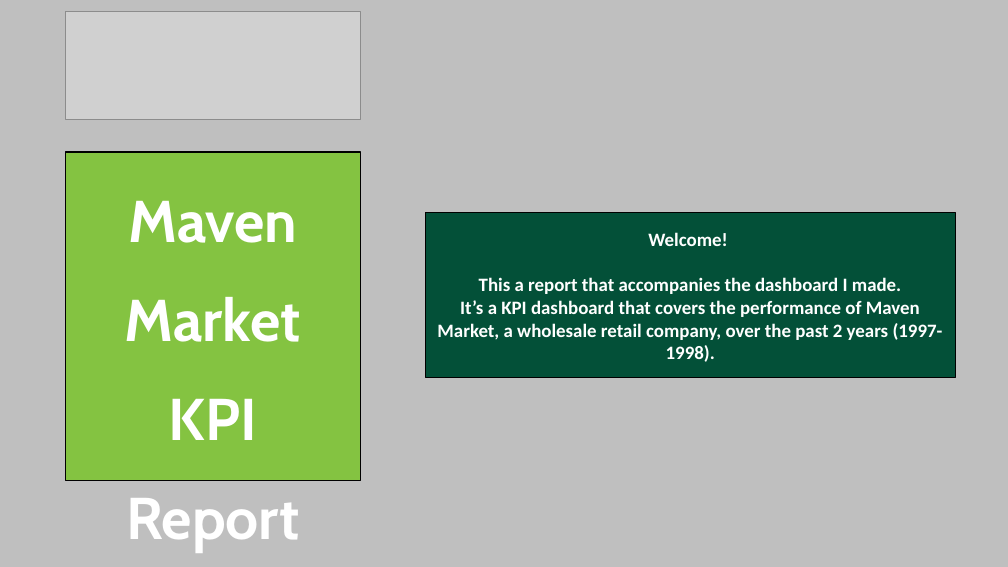
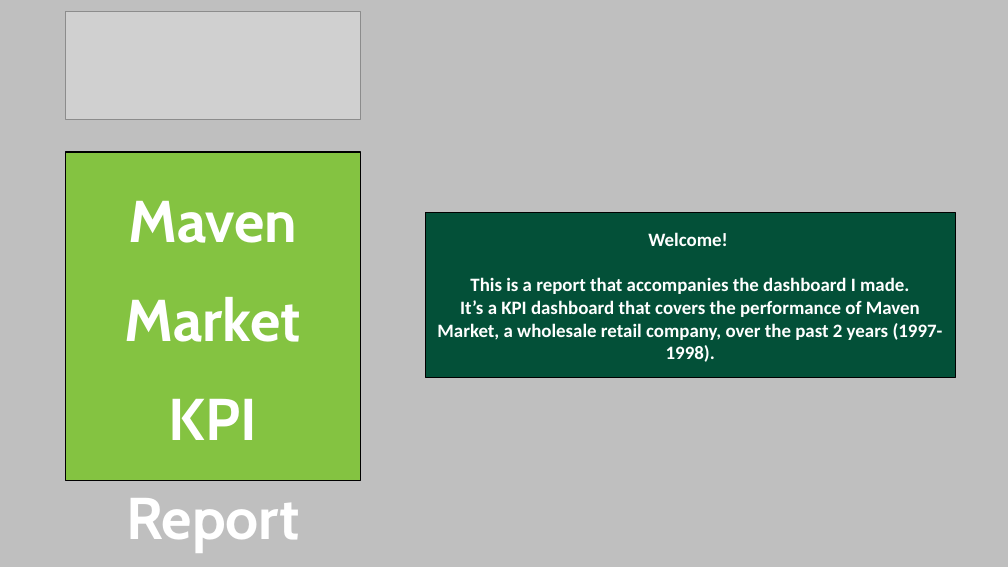
Before and after one commit to khaled-mehizel/maven-market-analysis, a slide deck: slide 1 of Report/Maven Market.pptx. Drawn at 1008x567 pixels with LibreOffice and Linux fonts; fonts in the diff are those of the drawing; grey boxes stand for pictures. Boxes give left, top, right and bottom in pixels: in the first picture for what was removed or moved away, otherwise in the second. Text is boxed around its words. In the diff, an @@ line names an element or a change of style, - is before the commit and + after.

```diff
--- a/Report/Maven Market.pptx
+++ b/Report/Maven Market.pptx
@@ text in rectangle at <box>470,277,909,294</box>: text changed @@
-This a report that accompanies the dashboard I made.
+This is a report that accompanies the dashboard I made.
```
Also in this commit, not shown: 1 other file.
